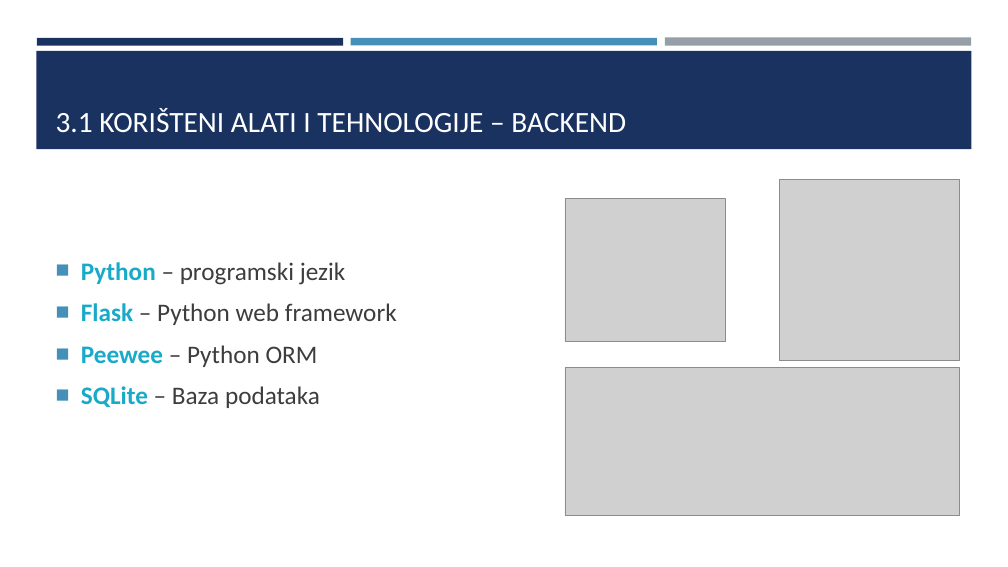
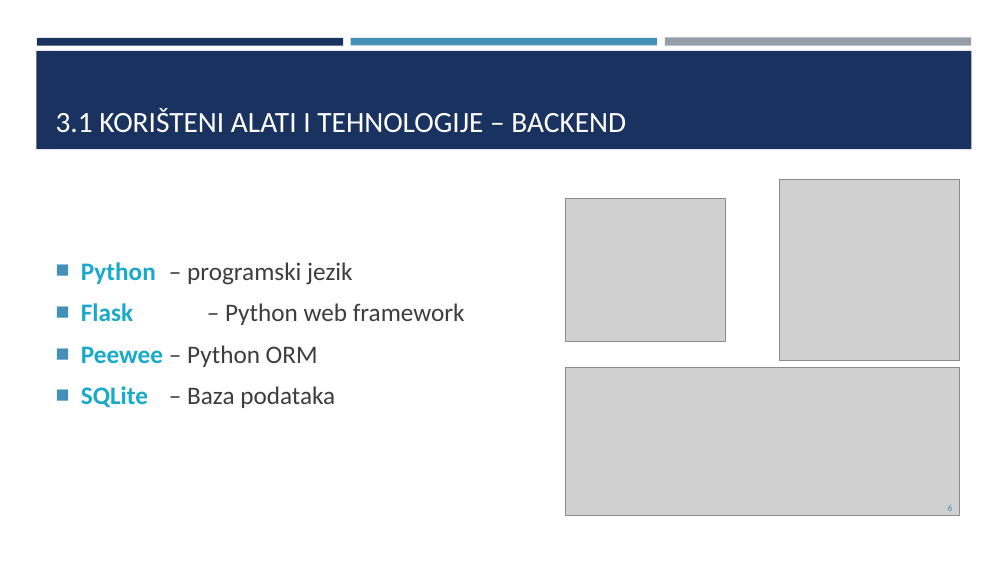
Before and after one commit to BananaBlade/BananaBlade, a slide deck: slide 6 of Prezentacija/Prezentacija.pptx. Drawn at 1008x567 pixels with LibreOffice and Linux fonts; fonts in the diff are those of the drawing; grey boxes stand for pictures. Boxes give left, top, right and bottom in pixels: in the first picture for what was removed or moved away, otherwise in the second. Text is boxed around its words. In the diff, an @@ line names an element or a change of style, - is before the commit and + after.

```diff
--- a/Prezentacija/Prezentacija.pptx
+++ b/Prezentacija/Prezentacija.pptx
@@ text "Python – programski jezik" rewrapped from (81, 262, 397, 408) to (81, 262, 465, 408) @@
@@ page number added at (948, 504, 953, 511), 9 pt, text #4590B8 @@
+6
```
Also in this commit, not shown: 12 other slides changed, 1 slide added, 2 other files.
